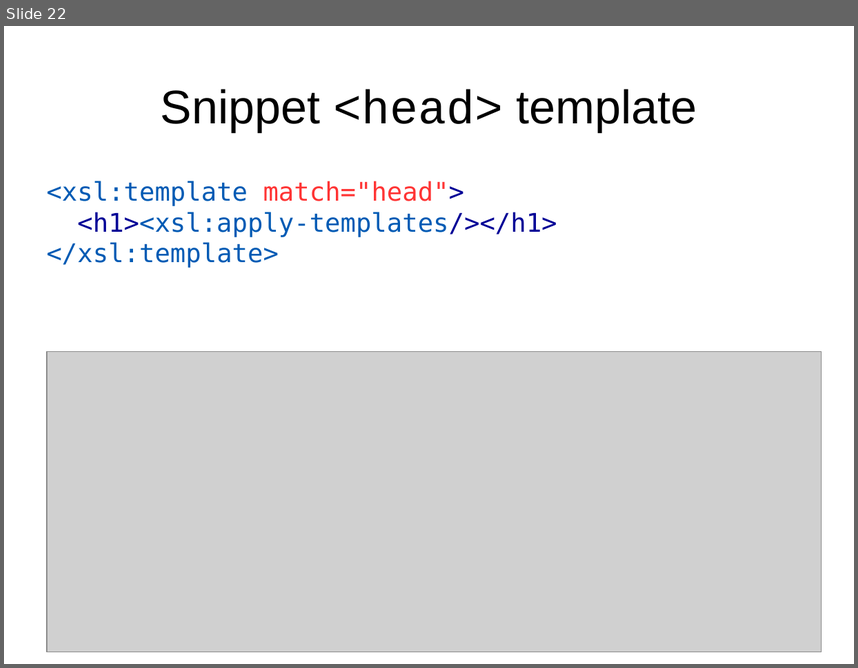
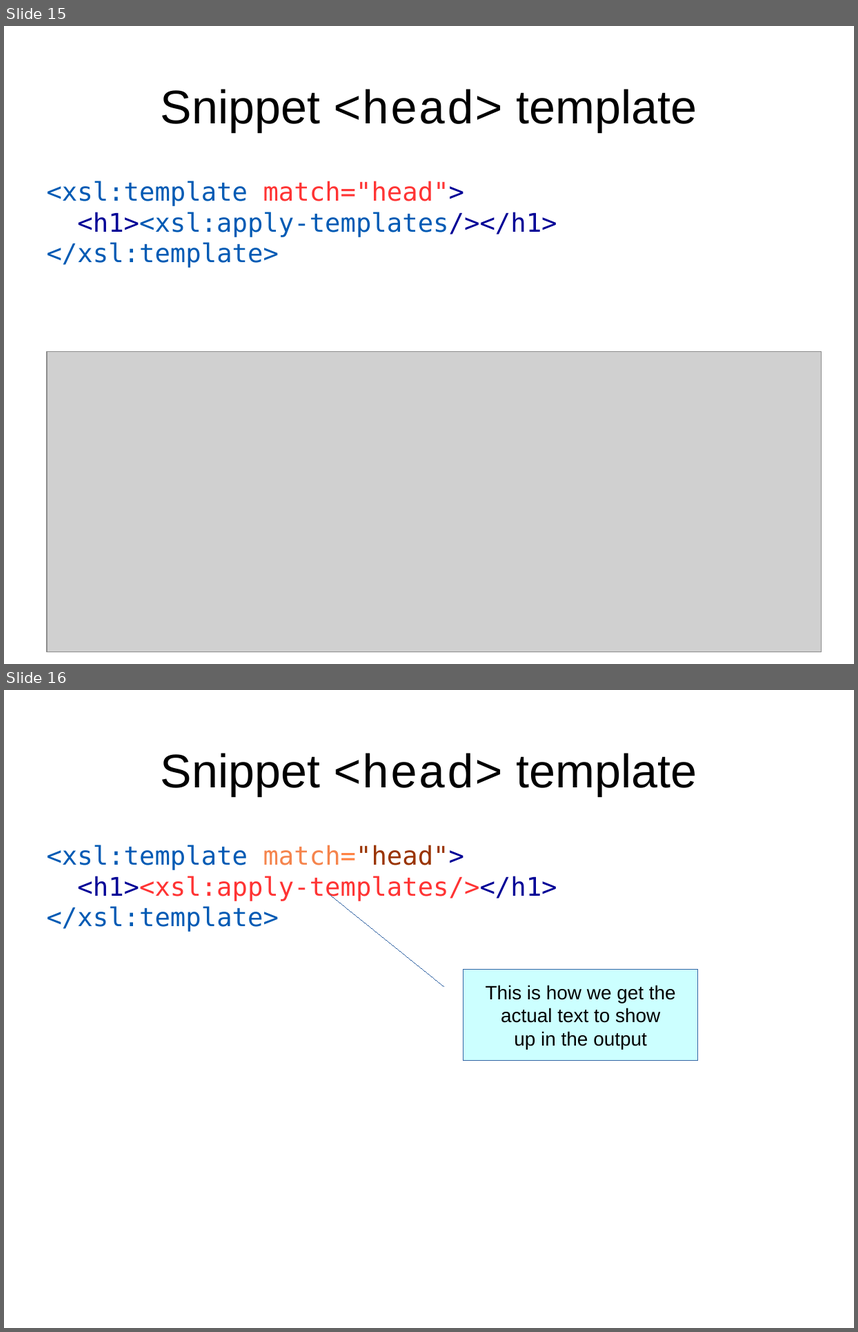
Before and after one commit to martindholmes/XSLT_workshops, a slide deck: intro/presentations/06_processing_model.odp. Shown one above the other, each under a label of ours: slide 22 before the commit, slides 15 and 16 after it. The pictures are 858x668 and 858x1332 pixels, drawn with LibreOffice and Linux fonts; fonts in the diff are those of the drawing; grey boxes stand for pictures. Boxes give left, top, right and bottom in pixels: in the first picture for what was removed or moved away, otherwise in the second. Text is boxed around its words. In the diff, an @@ line names an element or a change of style, - is before the commit and + after.

```diff
--- a/intro/presentations/06_processing_model.odp
+++ b/intro/presentations/06_processing_model.odp
@@ slide 16 added at (4, 690, 854, 1328), background #FFFFFF @@
@@ title added at (161, 753, 697, 796), 44 pt, text #000000 @@
+Snippet <head> template
@@ text added at (47, 845, 557, 931), 24 pt, text #005AB4 @@
+<xsl:template match="head">
+<h1><xsl:apply-templates/></h1>
+</xsl:template>
@@ border callout added at (464, 969, 698, 1061), fill #CCFFFF, outline #3465A4 0 pt, 18 pt, text #000000 @@
+This is how we get the
+actual text to show
+up in the output
@@ what was slide 22 is now slide 15 @@
```
Also in this commit, not shown: 7 slides changed, 2 other slides added, 2 other files.
